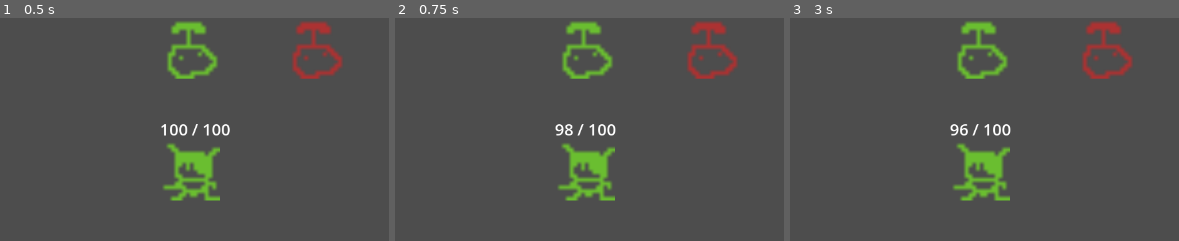
Above: before the commit, frames 1-3 (left to right).
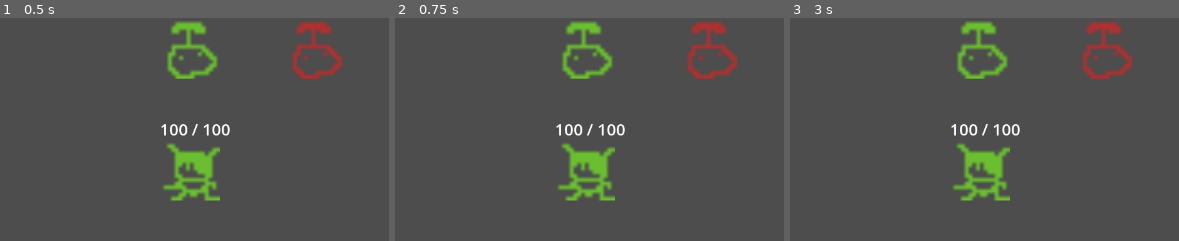
Above: after the commit, the same moments.

Repository: Saplings-Projects/1M_sub
Game: Godot game, scene res://#Scenes/TestingScene.tscn
Same seed, same stepped clock (60 frames per second), same inputs: the game is played once before the commit and once after it.
Inputs:
- Up to frame 1 (0.5 s): no input
- Up to frame 2 (0.75 s): click "end turn" at 0.5 s
- Up to frame 3 (3 s): click "0" at 1.25 s; click "0" at 2 s; click "end turn" at 2.75 s
The pictures show only the part of the screen within x 22-72%, y 5-55%; the shares and areas given below are measured in that part.

Frame 1 is identical in both runs. In frame 2, 0.4% of the frame differs, in the area x 41-60%, y 47-53%; in frame 3, 0.4%.
Error after the commit: Invalid access to property or key 'current_status' on a base object of type 'Node (StatusComponent)'. (res://Entity/Components/HealthComponent.gd:47)

Commit message:
Differentiate between Status that do something every turn and those that do something on apply / remove

Diff:
--- a/Entity/Components/HealthComponent.gd
+++ b/Entity/Components/HealthComponent.gd
@@ -33,6 +33,7 @@
 		caster = null
 
 	# get stats from our stat components
+	# TODO change this to update to the new system
 	var modified_caster_stats: EntityStats = null
 	if caster != null:
 		modified_caster_stats = caster.get_stat_component().get_stat_copy()
--- a/Entity/Components/StatusComponent.gd
+++ b/Entity/Components/StatusComponent.gd
@@ -3,7 +3,8 @@
 ## Applies status to the entity and holds a list of current status.
 
 
-var current_status: Array[StatusBase]
+var current_on_turn_start_status: Array[StatusBase]
+var current_on_apply_status: Array[StatusBase]
 
 
 func add_status(new_status: StatusBase, status_applier: Entity) -> void:
@@ -11,7 +12,7 @@
 	var status_copy: StatusBase = new_status.duplicate()
 
 	# see if the status was already applied. If so, add to the duration instead of applying
-	var found_status = Helpers.find_first_from_array_by_type(current_status, status_copy.get_script())
+	var found_status = Helpers.find_first_from_array_by_type(current_on_turn_start_status, status_copy.get_script())
 	if found_status != null:
 		found_status.status_turn_duration += status_copy.status_turn_duration
 		if found_status.status_power != status_copy.status_power:
@@ -21,7 +22,7 @@
 
 	# we don't have this status, add it as new
 	else:
-		current_status.append(status_copy)
+		current_on_turn_start_status.append(status_copy)
 
 		assert(entity_owner != null, "statusComponent has no owner. Please call init on Entity.")
 
@@ -29,12 +30,12 @@
 
 
 func remove_status(new_status: StatusBase) -> void:
-	var status_index: int = current_status.find(new_status)
-	current_status.remove_at(status_index)
+	var status_index: int = current_on_turn_start_status.find(new_status)
+	current_on_turn_start_status.remove_at(status_index)
 
 
 func apply_turn_start_status() -> void:
-	for status: StatusBase in current_status:
+	for status: StatusBase in current_on_turn_start_status:
 		status.on_turn_start()
 
 		# remove status if turn duration is depleted
--- a/Status/StatusBase.gd
+++ b/Status/StatusBase.gd
@@ -23,10 +23,11 @@
 	status_owner = in_owner
 	status_applier = in_applier
 
+func on_apply() -> void:
+	pass
 
-func get_modified_stats(stats: EntityStats) -> EntityStats:
-	return stats
-
+func on_remove() -> void:
+	pass
 
 func on_turn_start() -> void:
 	pass
